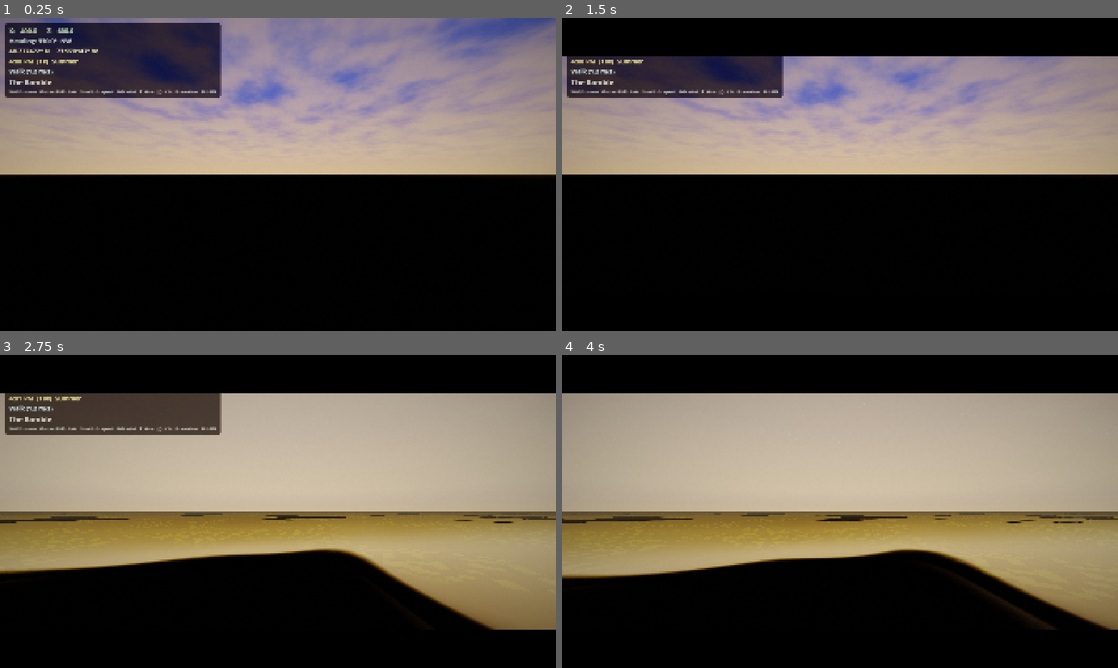
Above: before the commit, frames 1-4 (two rows, left to right).
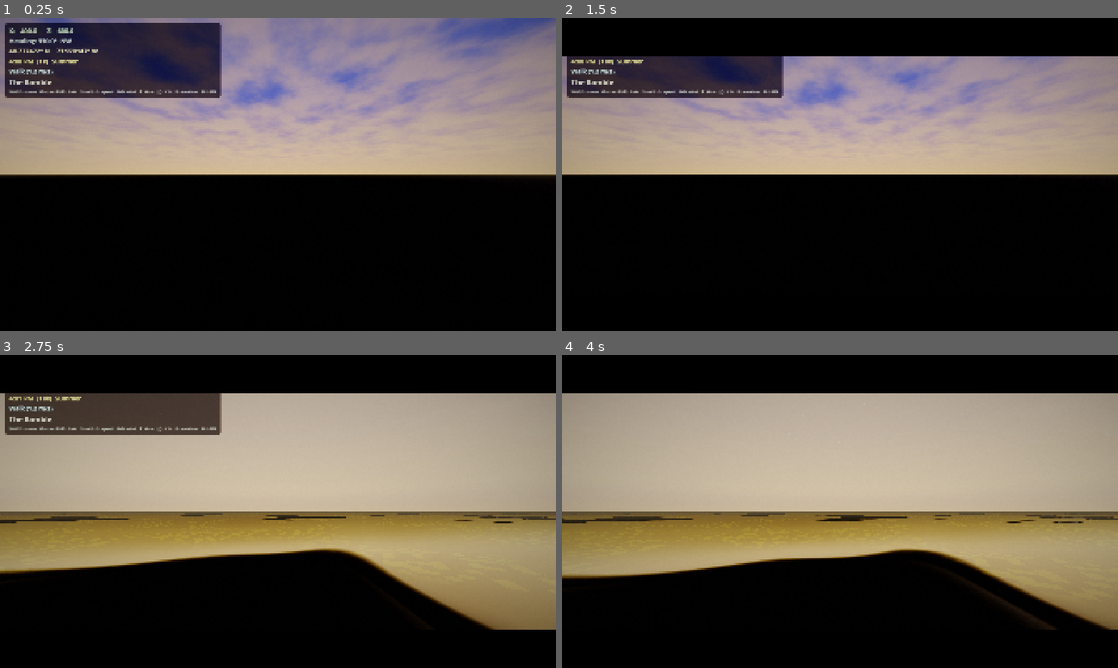
Above: after the commit, the same moments.

Repository: Central-Park-Walk/central-park-walk
Game: Godot game, scene res://main.tscn
The game is run twice, just before and just after one commit, with the same random seed, the same clock (stepped at 60 frames per second) and the same inputs.
Inputs (mouse positions are in pixels of both pictures, inside the frame that each line leads up to):
- Up to frame 1 (0.25 s): no input
- Up to frame 2 (1.5 s): tap Enter at 0.5 s; move the mouse to (962, 158) at 0.52 s; hold D 0.53-1.28 s; tap T at 0.6 s; click (962, 158) at 0.67 s; tap Space at 1.25 s; move the mouse to (728, 190) at 1.27 s; hold S from 1.28 s (still down); tap L at 1.35 s
- Up to frame 3 (2.75 s): tap Enter at 2 s; move the mouse to (333, 442) at 2.02 s; release S at 2.03 s; hold D from 2.03 s (still down); tap P at 2.1 s
- Up to frame 4 (4 s): move the mouse to (812, 574) at 2.77 s; release D at 2.78 s; hold W 2.78-3.53 s; tap G at 2.85 s; click (812, 574) at 2.92 s; move the mouse to (1006, 558) at 3.52 s; hold A from 3.53 s (still down); tap H at 3.6 s

The runs differ from the first frame. In frame 1, less than 0.1% of the frame differs, in the area x 0-90%, y 50-51%; in frame 2, less than 0.1%; in frame 3, less than 0.1%; in frame 4, less than 0.1%.

Commit message:
Increase atmospheric haze for depth + sync autumn grass between blade/terrain
Atmosphere:
- Increase fog_density at noon from 0.0002 to 0.0004 — NYC has noticeable
  daytime haze that fades distant buildings into atmosphere
- Increase fog_aerial at noon from 0.08 to 0.25 — blue atmospheric scattering
  on distant objects creates depth perception
- Golden hour (7h, 18h): fog_density 0.0003→0.0005, aerial 0.12→0.22
- All fog_sky_affect bumped 0.25→0.30 for better sky-fog integration

Grass blade seasonal sync:
- Match autumn ramp exactly to terrain: smoothstep(2.0,2.6) not (2.0,2.8),
  blend at 0.7 not 0.6 — prevents color mismatch creating visible grid
- Match winter dormancy ramp: smoothstep(2.7,3.1) not (3.0,3.5)
- Match spring ramp intensity and tint values
- Winter dormancy now uses terrain's exact dormant_brown target (0.12,0.10,0.06)

Co-Authored-By: Claude Opus 4.6 <noreply@anthropic.com>

Diff:
--- a/main.gd
+++ b/main.gd
@@ -1050,9 +1050,9 @@
 		"fog_color":      Color(0.50, 0.42, 0.34),   # subtle warm haze, not amber wash
 		"fog_energy":     0.45,
 		"fog_scatter":    0.18,
-		"fog_density":    0.0003,
-		"fog_aerial":     0.12,
-		"fog_sky_affect": 0.25,
+		"fog_density":    0.0005,   # golden hour haze — buildings fade into warm atmosphere
+		"fog_aerial":     0.22,     # atmospheric depth
+		"fog_sky_affect": 0.30,
 		"sun_energy":     0.90,
 		"sun_color":      Color(1.0, 0.75, 0.50),    # warm but not deep amber
 		"sun_pitch":      -12.0,
@@ -1094,9 +1094,9 @@
 		"fog_color":      Color(0.62, 0.60, 0.56),  # warmer haze — NYC summer atmosphere
 		"fog_energy":     0.5,
 		"fog_scatter":    0.06,
-		"fog_density":    0.0002,   # NYC has haze but keep it subtle — clarity first
-		"fog_aerial":     0.08,
-		"fog_sky_affect": 0.25,
+		"fog_density":    0.0004,   # NYC has noticeable daytime haze — buildings fade at distance
+		"fog_aerial":     0.25,     # atmospheric scattering: blue haze on distant objects
+		"fog_sky_affect": 0.30,
 		"sun_energy":     0.95,
 		"sun_color":      Color(0.95, 0.92, 0.85),
 		"sun_pitch":      -55.0,
@@ -1140,9 +1140,9 @@
 		"fog_color":      Color(0.55, 0.45, 0.35),    # neutral warm haze, not amber blanket
 		"fog_energy":     0.45,
 		"fog_scatter":    0.18,
-		"fog_density":    0.0003,
-		"fog_aerial":     0.12,
-		"fog_sky_affect": 0.25,
+		"fog_density":    0.0005,   # golden hour atmospheric haze
+		"fog_aerial":     0.22,     # atmospheric depth
+		"fog_sky_affect": 0.30,
 		"sun_energy":     0.95,    # strong low sun but not overblown
 		"sun_color":      Color(1.0, 0.72, 0.45),     # warm golden, not deep amber
 		"sun_pitch":      -12.0,   # lower sun angle for longer shadows
--- a/shaders/grass_blade.gdshader
+++ b/shaders/grass_blade.gdshader
@@ -145,15 +145,18 @@
 	col *= mix(1.0, 1.12, smoothstep(0.5, 1.0, blade_t));
 
 	// --- Seasonal colour modulation ---
+	// Seasonal ramps MUST match terrain.gdshader exactly to prevent grass tile grid
+	// being visible from seasonal color mismatch between blades and terrain
 	float spring_t = 1.0 - smoothstep(0.0, 1.0, season_t);
-	float autumn_t = smoothstep(2.0, 2.8, season_t) * (1.0 - smoothstep(3.2, 4.0, season_t));
-	float winter_t = smoothstep(3.0, 3.5, season_t);
-
-	col = mix(col, col * vec3(1.15, 1.20, 0.70), spring_t * 0.5);   // spring: bright yellow-green
-	col = mix(col, col * vec3(1.30, 0.85, 0.45), autumn_t * 0.6);   // autumn: golden-brown
+	float autumn_t = smoothstep(2.0, 2.6, season_t) * (1.0 - smoothstep(2.8, 3.5, season_t));
+	float winter_t = smoothstep(2.7, 3.1, season_t);  // match terrain's dormancy start
+
+	col = mix(col, col * vec3(1.1, 1.15, 0.75), spring_t * 0.6);    // spring: match terrain
+	col = mix(col, col * vec3(1.3, 0.85, 0.45), autumn_t * 0.7);    // autumn: match terrain's 0.7
+	// Winter dormancy: match terrain's flat dormant brown color
 	float lum = dot(col, vec3(0.299, 0.587, 0.114));
-	vec3 wint_col = mix(vec3(lum), col, 0.30) * vec3(0.85, 0.78, 0.55);
-	col = mix(col, wint_col, winter_t * 0.75);                       // winter: dormant brown
+	vec3 dormant_brown = vec3(0.12, 0.10, 0.06);  // match terrain shader's winter_grass target
+	col = mix(col, dormant_brown, winter_t);                          // winter: dormant brown
 
 	// --- Multi-scale colour variation (visible from aerial views) ---
 	// Real park grass has visible patches from soil, drainage, shade, species mix
